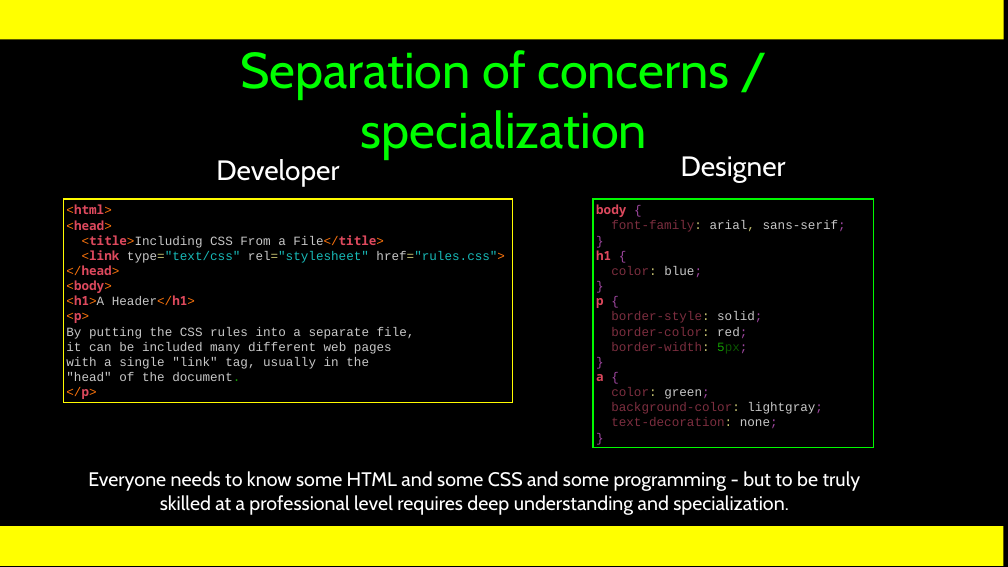
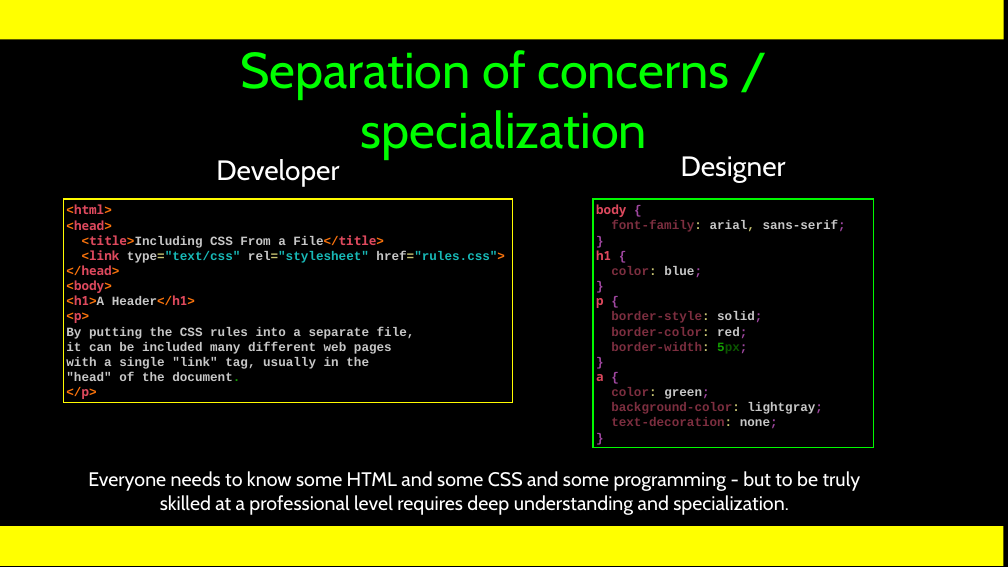
Before and after one commit to csev/wa4e, a slide deck: slide 7 of lectures/Web-03-CSS.ppt. Drawn at 1008x567 pixels with LibreOffice and Linux fonts; fonts in the diff are those of the drawing. Boxes give left, top, right and bottom in pixels: in the first picture for what was removed or moved away, otherwise in the second. Text is boxed around its words. In the diff, an @@ line names an element or a change of style, - is before the commit and + after.

```diff
--- a/lectures/Web-03-CSS.ppt
+++ b/lectures/Web-03-CSS.ppt
@@ rectangle "<html>" at bbox=[64, 200, 513, 403]: bold on in "<html>", "<head>", "<title>Including CSS From a File</title>", "<link type="text/css" rel="stylesheet" href="rules.css">" and 9 more places @@
@@ rectangle "body {" at bbox=[593, 199, 873, 448]: bold on @@
```
Also in this commit, not shown: 8 other slides changed, 8 slides added, 11 slides removed, 1 other file.
